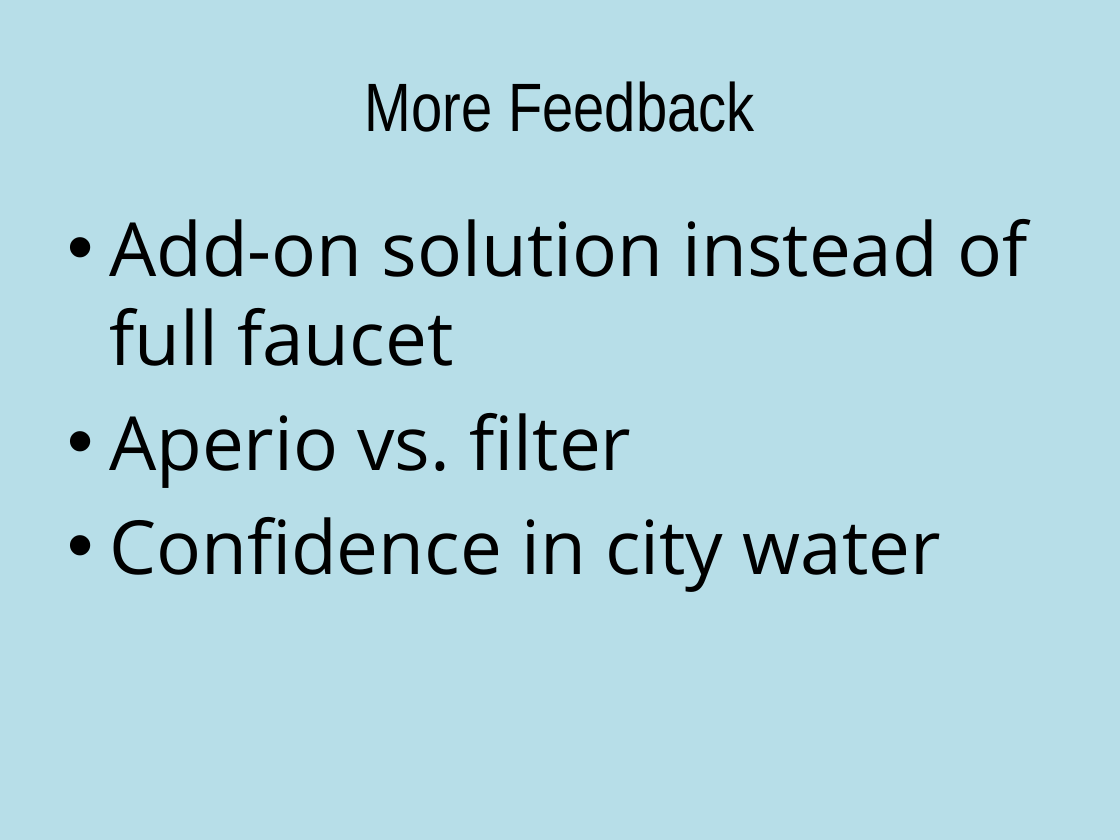
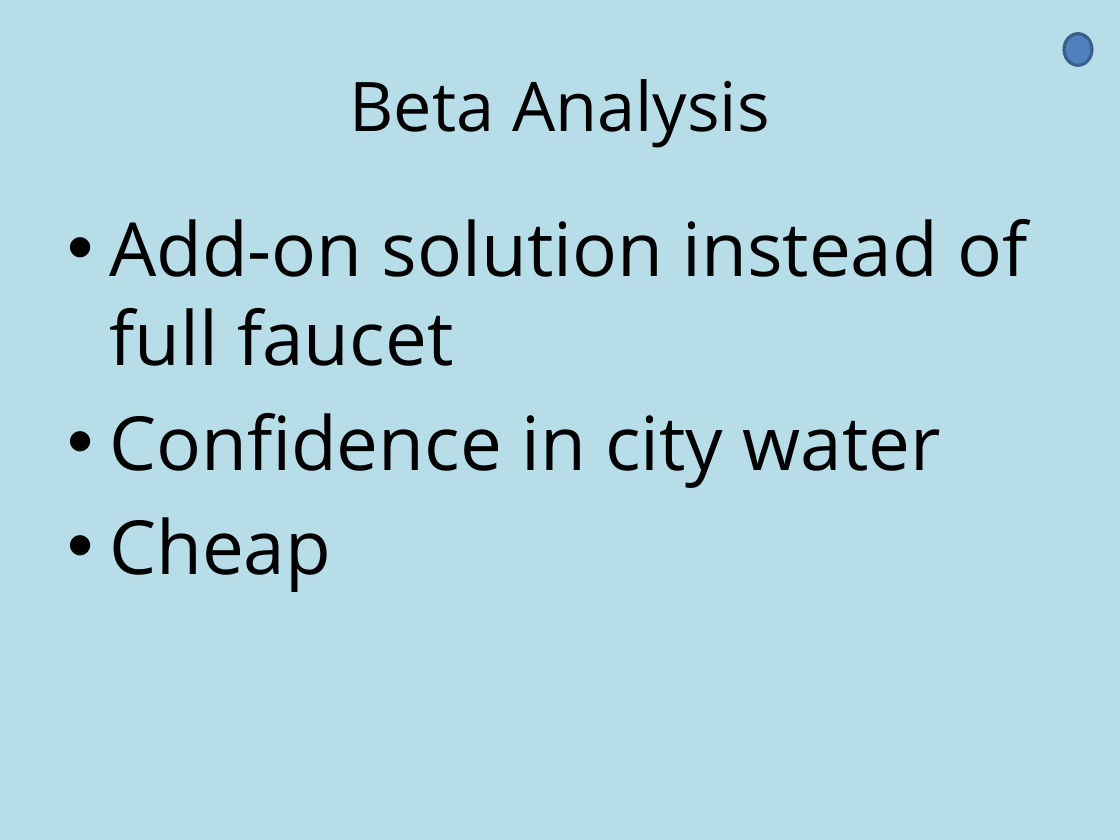
Before and after one commit to mdiamond14/Aperio, a slide deck: slide 8 of Presentation/final presentation v2.pptx. Drawn at 1120x840 pixels with LibreOffice and Linux fonts; fonts in the diff are those of the drawing. Boxes give left, top, right and bottom in pixels: in the first picture for what was removed or moved away, otherwise in the second. Text is boxed around its words. In the diff, an @@ line names an element or a change of style, - is before the commit and + after.

```diff
--- a/Presentation/final presentation v2.pptx
+++ b/Presentation/final presentation v2.pptx
@@ ellipse added at box(1064, 34, 1092, 65), fill #4F81BD, outline #3A5F8C 2 pt @@
@@ title at box(350, 79, 770, 148): text changed; font Arial Narrow to Open Sans @@
-More Feedback
+Beta Analysis
@@ text at box(109, 413, 632, 488): paragraph removed @@
-• Aperio vs. filter
@@ text at box(109, 517, 331, 592): paragraph added @@
+• Cheap
```
Also in this commit, not shown: 8 other slides changed, 1 slide added, 1 slide removed, 3 other files.
